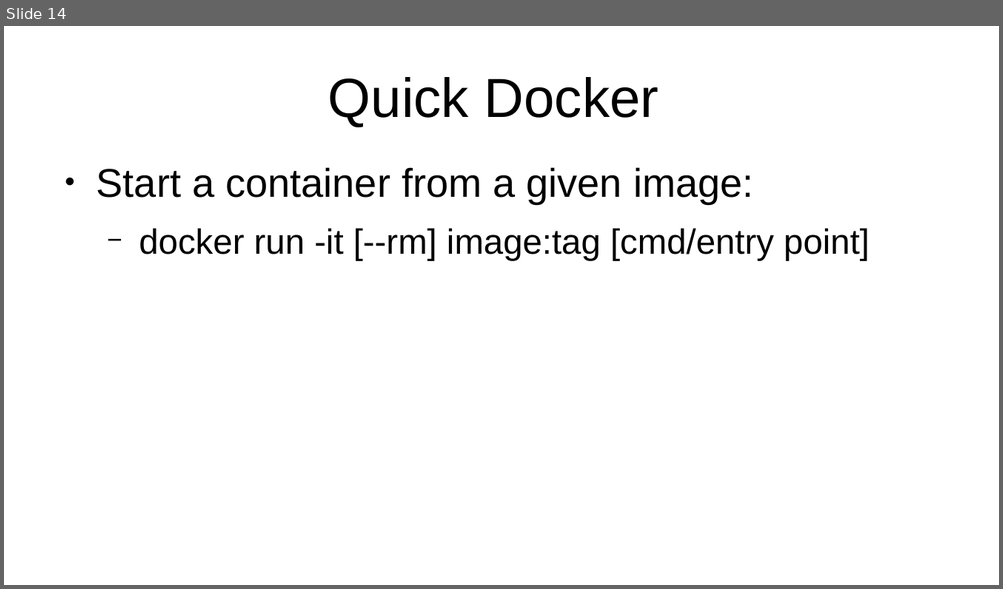
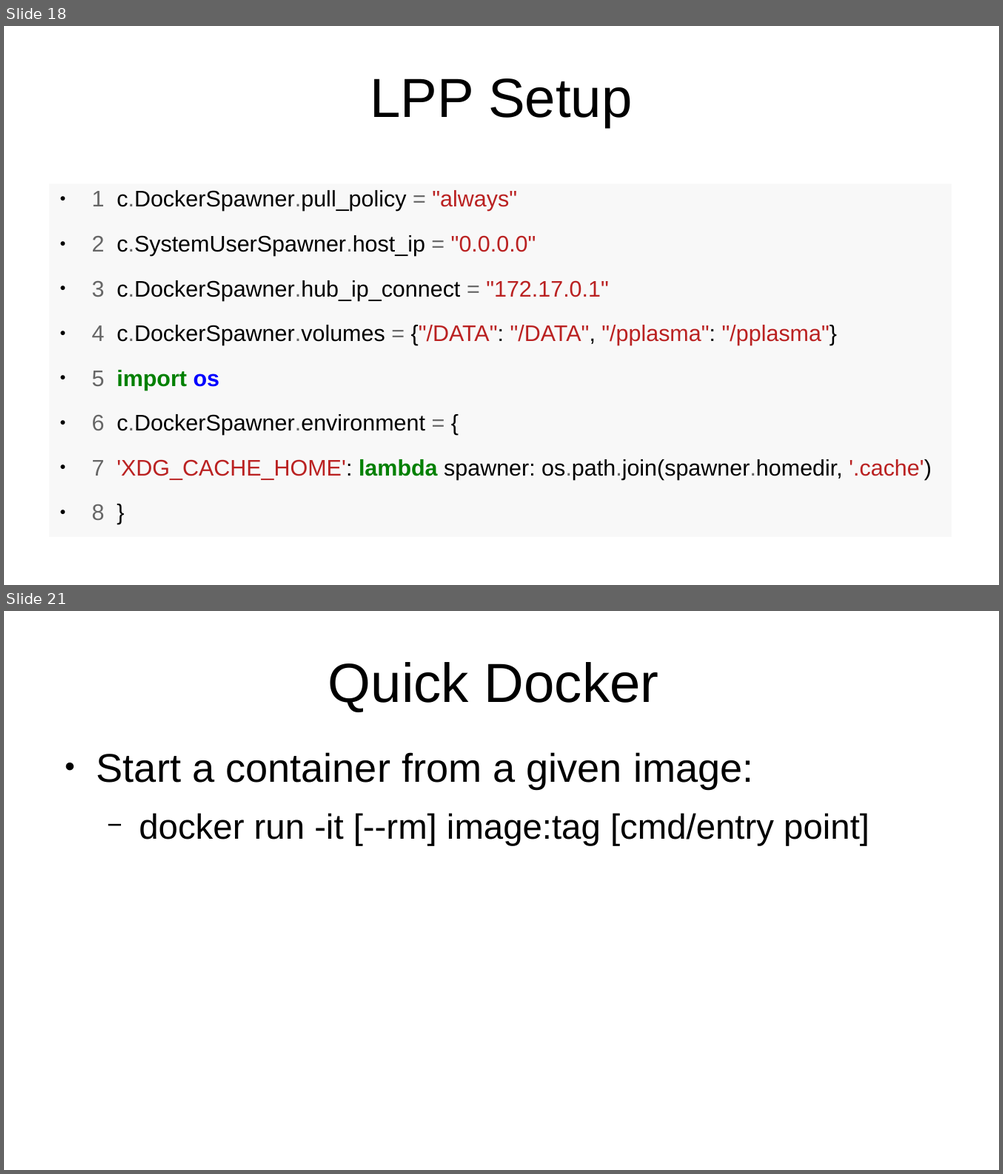
Before and after one commit to jeandet/PICo_Jupyter, a slide deck: PICoJupyter14042022Jeandet.odp. Shown one above the other, each under a label of ours: slide 14 before the commit, slides 18 and 21 after it; the slides between them are not shown. The pictures are 1003x589 and 1003x1174 pixels, drawn with LibreOffice and Linux fonts; fonts in the diff are those of the drawing. Boxes give left, top, right and bottom in pixels: in the first picture for what was removed or moved away, otherwise in the second. Text is boxed around its words. In the diff, an @@ line names an element or a change of style, - is before the commit and + after.

```diff
--- a/PICoJupyter14042022Jeandet.odp
+++ b/PICoJupyter14042022Jeandet.odp
@@ slide 18 added at <box>4,26,999,585</box>, background #FFFFFF @@
@@ title added at <box>370,79,632,127</box>, 44 pt, text #000000 @@
+LPP Setup
@@ rectangle added at <box>49,184,952,538</box>, fill #F8F8F8, 18 pt, text #000000 @@
+● 1 c.DockerSpawner.pull_policy = "always"
+● 2 c.SystemUserSpawner.host_ip = "0.0.0.0"
+● 3 c.DockerSpawner.hub_ip_connect = "172.17.0.1"
+● 4 c.DockerSpawner.volumes = {"/DATA": "/DATA", "/pplasma": "/pplasma"}
+● 5 import os
+● 6 c.DockerSpawner.environment = {
+● 7 'XDG_CACHE_HOME': lambda spawner: os.path.join(spawner.homedir, '.cache')
+● 8 }
@@ what was slide 14 is now slide 21 @@
```
Also in this commit, not shown: 7 slides changed, 6 other slides added.
